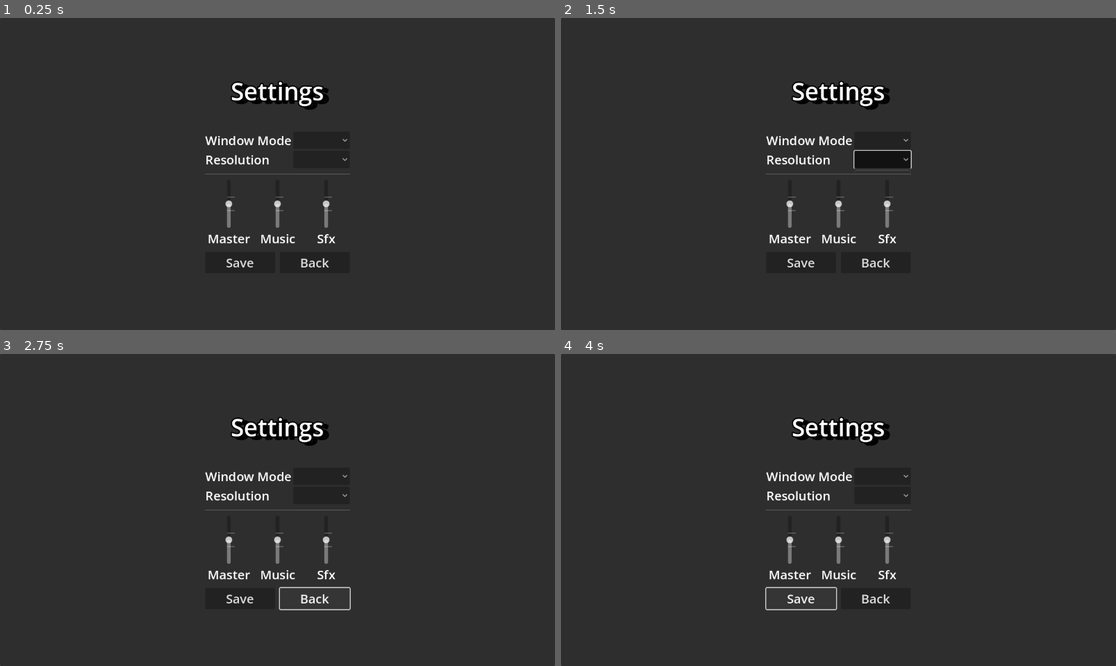
Above: before the commit, frames 1-4 (two rows, left to right).
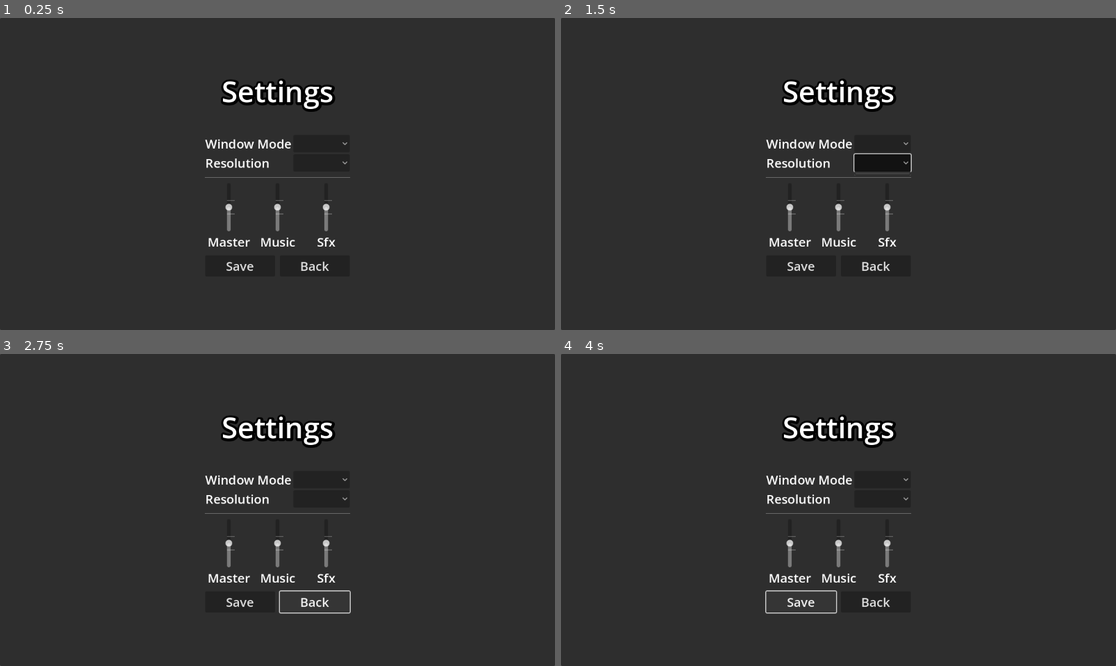
Above: after the commit, the same moments.

Repository: Hokome/GMTK-2024
Game: Godot game, scene res://ui/settings_screen.tscn
The game is run twice, just before and just after one commit, with the same random seed, the same clock (stepped at 60 frames per second) and the same inputs. This scene is started directly instead of the project's main scene. The engine's default icon, where the game draws it, is replaced by a stand-in: a white triangle on a blue panel in a dark square.
Inputs (mouse positions are in pixels of both pictures, inside the frame that each line leads up to; where the layout moved, square brackets give the same spot in the first picture):
- Up to frame 1 (0.25 s): no input
- Up to frame 2 (1.5 s): click (882, 142) [882, 139] at 0.5 s; click (882, 161) [882, 158] at 1.25 s
- Up to frame 3 (2.75 s): click "Back" at 2 s
- Up to frame 4 (4 s): click "Save" at 2.75 s; hold D (move_right) from 3.53 s (still down)

The runs differ from the first frame. In frame 1, 2.5% of the frame differs, in the area x 36-64%, y 19-82%; in frame 2, 2.6%; in frame 3, 2.7%, in the area x 36-64%, y 19-84%; in frame 4, 2.7%.

Commit message:
Added upgrade resource

Diff:
--- /dev/null
+++ b/assets/upgrades/bass_drum_upgrade.tres
@@ -0,0 +1,8 @@
+[gd_resource type="Resource" script_class="BandMemberUpgrade" load_steps=2 format=3 uid="uid://b1ij5mwc11igi"]
+
+[ext_resource type="Script" path="res://scripts/band_member_upgrade.gd" id="1_iubgc"]
+
+[resource]
+script = ExtResource("1_iubgc")
+title = "Bass Drum"
+description = ""
--- /dev/null
+++ b/assets/upgrades/snare_drum_upgrade.tres
@@ -0,0 +1,8 @@
+[gd_resource type="Resource" script_class="BandMemberUpgrade" load_steps=2 format=3 uid="uid://bx4f0amcgwc48"]
+
+[ext_resource type="Script" path="res://scripts/band_member_upgrade.gd" id="1_7c70m"]
+
+[resource]
+script = ExtResource("1_7c70m")
+title = "Snare Drum"
+description = "Deals high damage in random spots around the musician"
--- /dev/null
+++ b/assets/upgrades/trumpet_upgrade.tres
@@ -0,0 +1,8 @@
+[gd_resource type="Resource" script_class="BandMemberUpgrade" load_steps=2 format=3 uid="uid://r2epkqrlmugc"]
+
+[ext_resource type="Script" path="res://scripts/band_member_upgrade.gd" id="1_mg3rk"]
+
+[resource]
+script = ExtResource("1_mg3rk")
+title = "Trumpet"
+description = ""
--- /dev/null
+++ b/assets/upgrades/tuba_upgrade.tres
@@ -0,0 +1,8 @@
+[gd_resource type="Resource" script_class="BandMemberUpgrade" load_steps=2 format=3 uid="uid://dwivv14ebwbcb"]
+
+[ext_resource type="Script" path="res://scripts/band_member_upgrade.gd" id="1_h12qd"]
+
+[resource]
+script = ExtResource("1_h12qd")
+title = "Tuba"
+description = ""
--- a/scenes/enemy.tscn
+++ b/scenes/enemy.tscn
@@ -32,7 +32,7 @@
 collision_mask = 2
 monitorable = false
 script = ExtResource("3_natej")
-damage = 5.0
+damage = 10.0
 
 [node name="shape" type="CollisionShape2D" parent="hitbox"]
 shape = SubResource("CircleShape2D_n7ahp")
--- /dev/null
+++ b/scripts/band_member_upgrade.gd
@@ -0,0 +1,7 @@
+extends Resource
+class_name BandMemberUpgrade
+
+@export var title: String
+@export_multiline var description: String
+@export var attack: PackedScene
+@export var icon: Texture2D
--- a/scripts/game.gd
+++ b/scripts/game.gd
@@ -10,6 +10,13 @@
 
 var start_time := 0
 var started := false
+
+var upgrades: Array[BandMemberUpgrade] = [
+	preload("res://assets/upgrades/bass_drum_upgrade.tres"),
+	preload("res://assets/upgrades/snare_drum_upgrade.tres"),
+	preload("res://assets/upgrades/tuba_upgrade.tres"),
+	preload("res://assets/upgrades/trumpet_upgrade.tres"),
+]
 
 func start():
 	started = true
--- a/ui/main_theme.tres
+++ b/ui/main_theme.tres
@@ -18,12 +18,6 @@
 BigLabel/constants/shadow_outline_size = 20
 BigLabel/font_sizes/font_size = 60
 BoxContainer/constants/separation = 10
-Label/colors/font_shadow_color = Color(0, 0, 0, 1)
-Label/constants/outline_size = 10
-Label/constants/shadow_offset_x = 10
-Label/constants/shadow_offset_y = 5
-Label/constants/shadow_outline_size = 10
-Label/font_sizes/font_size = 50
 FullScreenPanel/base_type = &"Panel"
 FullScreenPanel/styles/panel = SubResource("StyleBoxTexture_pyv1b")
 HealthBar/base_type = &"ProgressBar"
--- a/ui/settings_screen.tscn
+++ b/ui/settings_screen.tscn
@@ -27,6 +27,7 @@
 layout_mode = 2
 size_flags_horizontal = 3
 theme = ExtResource("1_h68wd")
+theme_type_variation = &"BigLabel"
 text = "Settings"
 horizontal_alignment = 1
 vertical_alignment = 1
